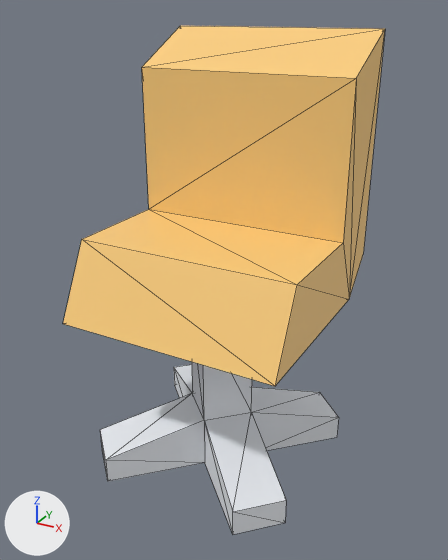
Two versions of the glTF model client/public/assets/kenney-space/desk_chair.lod.glb, one commit apart.
Both versions are drawn from a camera (50 mm lens) standing at (2.188, -1.837, 0.306) and looking at (2.004, -1.502, 0.138). Every picture has the same lights, and +X, +Y and +Z are marked at lower left. The first picture is the older version. Mesh edges are drawn as thin lines. Where no turn or scale is listed for an object, it has been applied to the vertices. Vertices at exactly the same position are counted once.

Objects in the first picture: 'desk_chair'.
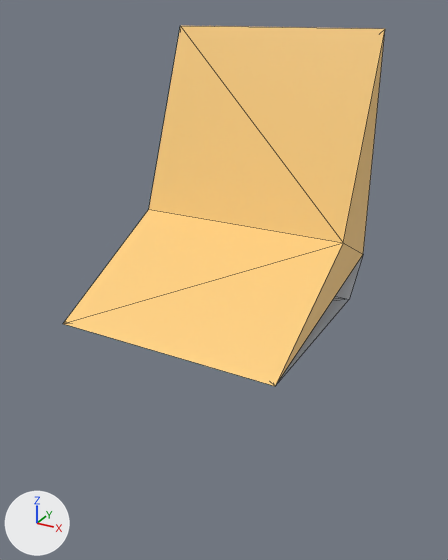
Where the newer file only moved an object's origin or applied its transform, the numbers keep the older frame.

What the commit changed:
me_mesh_desk_chair is used by ob_desk_chair; location (2.0, -1.5, 0.1469).
me_mesh_desk_chair had 42 vertices, 80 faces and spanned x -0.075..0.075, y -0.075..0.075, z -0.147..0.147.
me_mesh_desk_chair now has 14 vertices, 20 faces and spans x -0.075..0.075, y -0.075..0.075, z -0.028..0.147.
Part 1, on me_mesh_desk_chair:
28 vertices are removed from x -0.075..0.075, y -0.075..0.075, z -0.147..0.122.
68 faces are deleted.
8 new faces join them.

Boxes (x1, y1, x2, y2) around the edits, measured in the pictures (448 x 560 px):
'desk_chair', reshaped (29% shorter): before (63, 26, 385, 534); after (63, 26, 385, 386)
